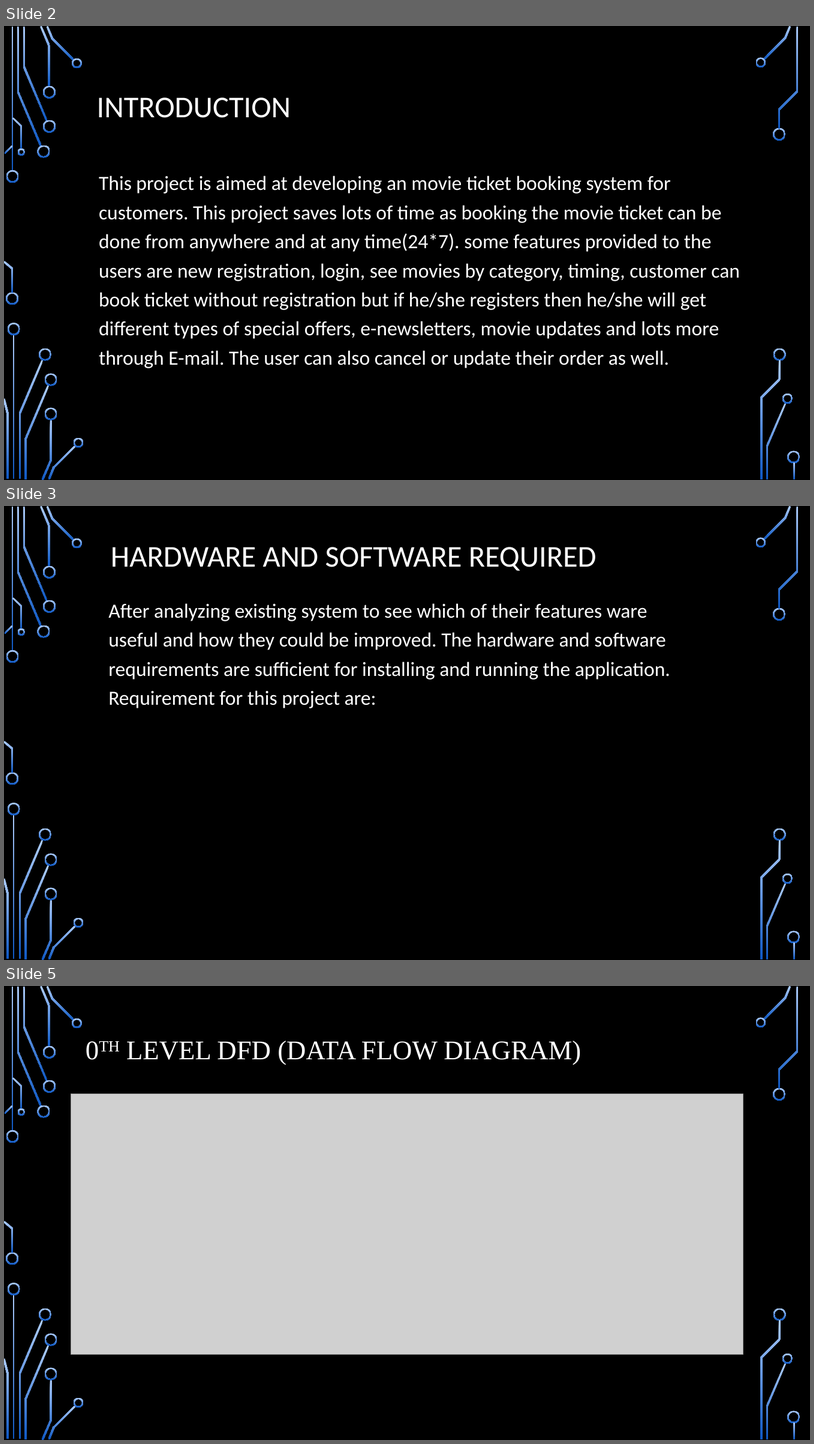
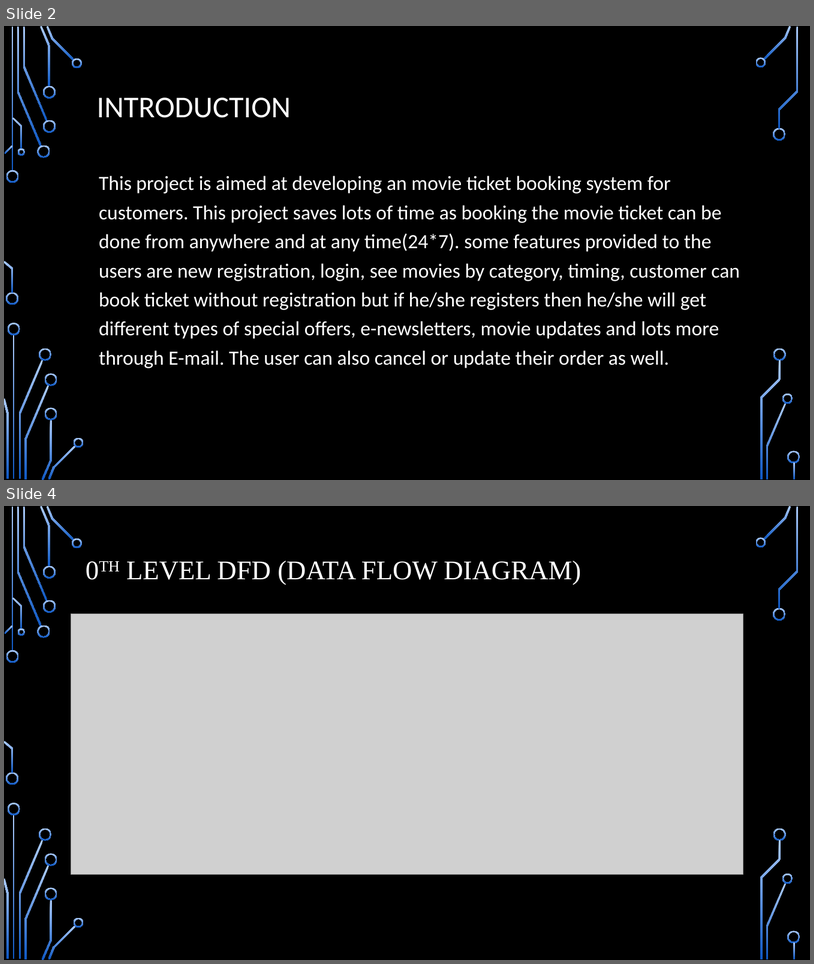
Before and after one commit to vyasaman/movie-ticket-booking, a slide deck: Movie Ticket Booking System.pptx. Shown one above the other, each under a label of ours: slides 2, 3 and 5 before the commit, slides 2 and 4 after it; the slides between them are not shown. The pictures are 814x1444 and 814x964 pixels, drawn with LibreOffice and Linux fonts; fonts in the diff are those of the drawing; grey boxes stand for pictures; background and template pictures are left out. Boxes give left, top, right and bottom in pixels: in the first picture for what was removed or moved away, otherwise in the second. Text is boxed around its words. In the diff, an @@ line names an element or a change of style, - is before the commit and + after.

```diff
--- a/Movie Ticket Booking System.pptx
+++ b/Movie Ticket Booking System.pptx
@@ slide 3 removed at [4, 506, 810, 960], background picture (left out); not listed: 36 template elements that a slide beside it also shows @@
@@ title removed at [111, 547, 597, 571] @@
-HARDWARE AND SOFTWARE REQUIRED
@@ text removed at [108, 603, 671, 708] @@
-After analyzing existing system to see which of their features ware useful and how they could be improved. The hardware and software requirements are sufficient for installing and running the application. Requirement for this project are:
@@ what was slide 5 is now slide 4 @@
```
Also in this commit, not shown: 7 slides added, 1 other slide removed, 4 other files.
